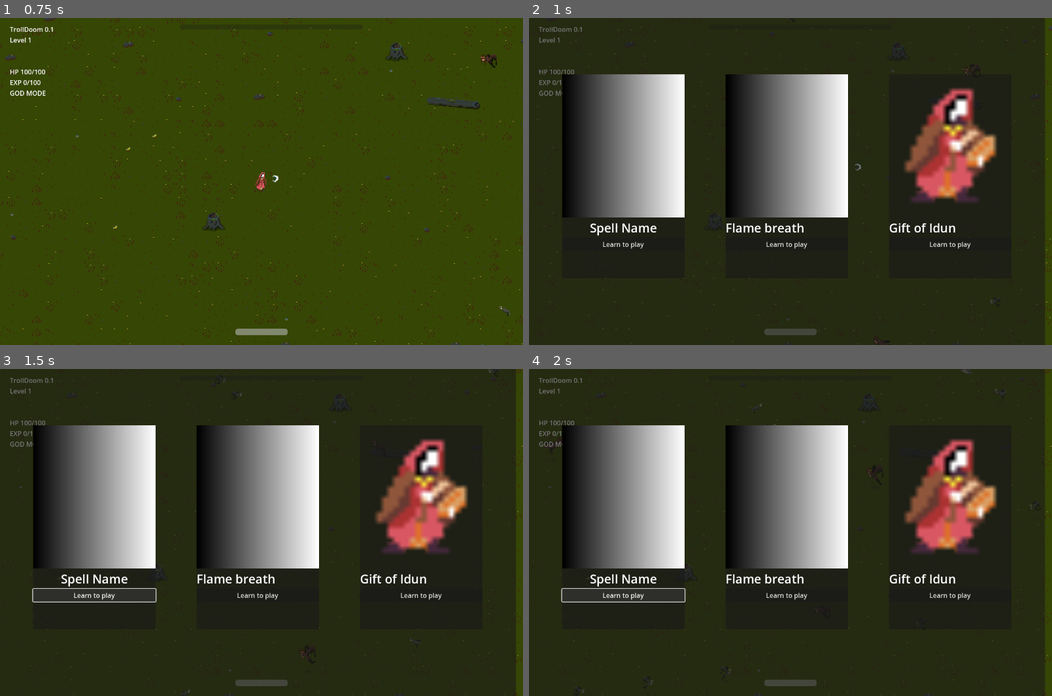
Above: before the commit, frames 1-4 (two rows, left to right).
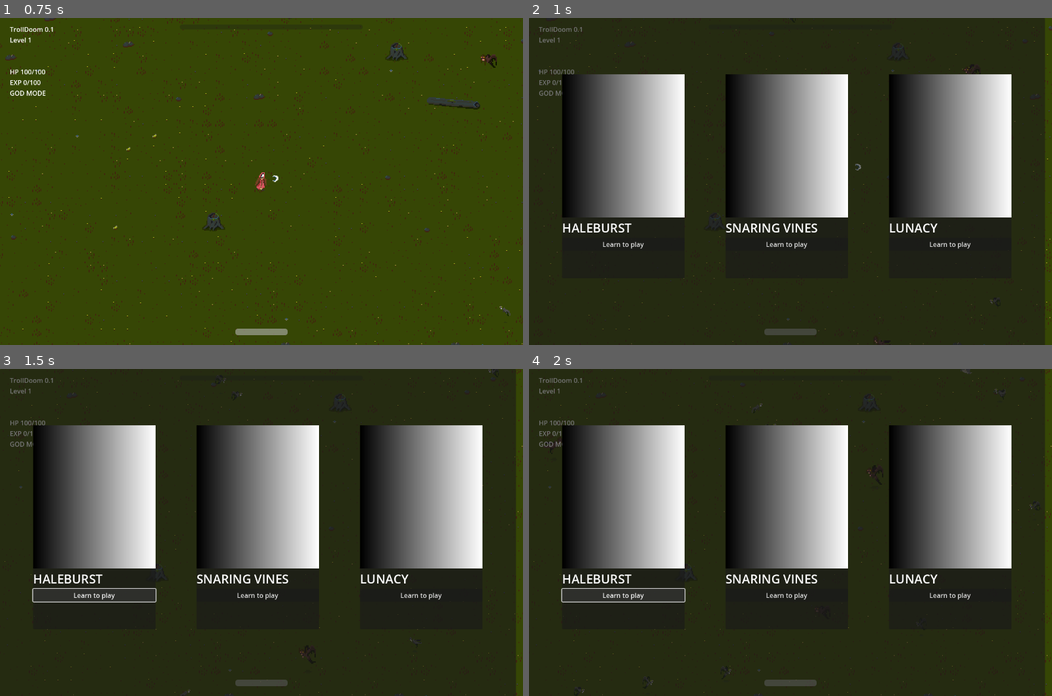
Above: after the commit, the same moments.

Repository: milestone-dev/ld55
Game: Godot game, scene res://scenes/main.tscn
Same seed, same stepped clock (60 frames per second), same inputs: the game is played once before the commit and once after it.
Inputs (mouse positions are in pixels of both pictures, inside the frame that each line leads up to):
- Up to frame 1 (0.75 s): tap Enter at 0.5 s; move the mouse to (376, 165) at 0.52 s; hold D (move_right) from 0.53 s (still down); tap M (dev_godmode) at 0.6 s; click (376, 165) at 0.67 s
- Up to frame 2 (1 s): keep holding D (move_right); tap P (dev_shop) at 0.77 s
- Up to frame 3 (1.5 s): release D (move_right) at 1.25 s; click "Learn to play" at 1.25 s
- Up to frame 4 (2 s): no input

Frame 1 is identical in both runs. In frame 2, 9.4% of the frame differs, in the area x 6-93%, y 17-67%; in frame 3, 9.4%; in frame 4, 9.4%.

Commit message:
Add spells

Diff:
--- /dev/null
+++ b/resources/spells/change_1.tres
@@ -0,0 +1,17 @@
+[gd_resource type="Resource" script_class="Spell" load_steps=2 format=3 uid="uid://cll4pjggnt5q5"]
+
+[ext_resource type="Script" path="res://scripts/spell.gd" id="1_kixly"]
+
+[resource]
+script = ExtResource("1_kixly")
+name = "HALEBURST"
+code = "A0,B2,B3"
+description = "Replace projectile with shotgun projectiles for N seconds"
+weight = 1.0
+damage = 10.0
+range = 32.0
+heal = 0.0
+effect_duration = 0.0
+effect_cooldown_max = 0.0
+projectile_behavior = 0
+effect_area_behavior = 0
--- /dev/null
+++ b/resources/spells/change_2.tres
@@ -0,0 +1,19 @@
+[gd_resource type="Resource" script_class="Spell" load_steps=3 format=3 uid="uid://d0af2o00nrx7u"]
+
+[ext_resource type="Resource" uid="uid://cll4pjggnt5q5" path="res://resources/spells/change_1.tres" id="1_b6hl2"]
+[ext_resource type="Script" path="res://scripts/spell.gd" id="1_htv34"]
+
+[resource]
+script = ExtResource("1_htv34")
+name = "SNARING VINES"
+code = "A0,B2,B3,B4,B5"
+description = "Spawn trail of vines for N seconds that snare enemies and decays after N sec."
+dependency = ExtResource("1_b6hl2")
+weight = 1.0
+damage = 10.0
+range = 32.0
+heal = 0.0
+effect_duration = 0.0
+effect_cooldown_max = 0.0
+projectile_behavior = 0
+effect_area_behavior = 0
--- /dev/null
+++ b/resources/spells/change_3.tres
@@ -0,0 +1,19 @@
+[gd_resource type="Resource" script_class="Spell" load_steps=3 format=3 uid="uid://cbapa4do5jt2s"]
+
+[ext_resource type="Script" path="res://scripts/spell.gd" id="1_i8myd"]
+[ext_resource type="Resource" uid="uid://d0af2o00nrx7u" path="res://resources/spells/change_2.tres" id="1_u3pth"]
+
+[resource]
+script = ExtResource("1_i8myd")
+name = "LUNACY"
+code = "A0,B2,B3,B4,B5,B6,B7,B0"
+description = "Transform into WARG - High health attack replaced by quick close combat swipes"
+dependency = ExtResource("1_u3pth")
+weight = 1.0
+damage = 10.0
+range = 32.0
+heal = 0.0
+effect_duration = 0.0
+effect_cooldown_max = 0.0
+projectile_behavior = 0
+effect_area_behavior = 0
--- /dev/null
+++ b/resources/spells/create_1.tres
@@ -0,0 +1,17 @@
+[gd_resource type="Resource" script_class="Spell" load_steps=2 format=3 uid="uid://ulf0sqaoq02m"]
+
+[ext_resource type="Script" path="res://scripts/spell.gd" id="1_s6nbc"]
+
+[resource]
+script = ExtResource("1_s6nbc")
+name = "HEAL"
+code = "A0,B6,B5"
+description = "Heal NHP"
+weight = 1.0
+damage = 10.0
+range = 32.0
+heal = 0.0
+effect_duration = 0.0
+effect_cooldown_max = 0.0
+projectile_behavior = 0
+effect_area_behavior = 0
--- /dev/null
+++ b/resources/spells/create_2.tres
@@ -0,0 +1,19 @@
+[gd_resource type="Resource" script_class="Spell" load_steps=3 format=3 uid="uid://b0wv6xs81fyrt"]
+
+[ext_resource type="Resource" uid="uid://ulf0sqaoq02m" path="res://resources/spells/create_1.tres" id="1_afwi2"]
+[ext_resource type="Script" path="res://scripts/spell.gd" id="1_fnm7g"]
+
+[resource]
+script = ExtResource("1_fnm7g")
+name = "HEALING RUNE"
+code = "A0,B6,B5,C5,C4"
+description = "Spawns a runsestone with a healing aura around it that persist until XHP has been healed."
+dependency = ExtResource("1_afwi2")
+weight = 1.0
+damage = 10.0
+range = 32.0
+heal = 0.0
+effect_duration = 0.0
+effect_cooldown_max = 0.0
+projectile_behavior = 0
+effect_area_behavior = 0
--- /dev/null
+++ b/resources/spells/create_3.tres
@@ -0,0 +1,19 @@
+[gd_resource type="Resource" script_class="Spell" load_steps=3 format=3 uid="uid://dfw4almdl75yt"]
+
+[ext_resource type="Resource" uid="uid://b0wv6xs81fyrt" path="res://resources/spells/create_2.tres" id="1_4fyb8"]
+[ext_resource type="Script" path="res://scripts/spell.gd" id="1_02405"]
+
+[resource]
+script = ExtResource("1_02405")
+name = "SUMMON ÄLVA"
+code = "A0,B6,B5,C5,C4,C3,B3,B2"
+description = "Summons a fairy that rotates around character - On death destroy fairy and respawn character."
+dependency = ExtResource("1_4fyb8")
+weight = 1.0
+damage = 10.0
+range = 32.0
+heal = 0.0
+effect_duration = 0.0
+effect_cooldown_max = 0.0
+projectile_behavior = 0
+effect_area_behavior = 0
--- /dev/null
+++ b/resources/spells/decay_1.tres
@@ -0,0 +1,17 @@
+[gd_resource type="Resource" script_class="Spell" load_steps=2 format=3 uid="uid://c5fqhi30viqyi"]
+
+[ext_resource type="Script" path="res://scripts/spell.gd" id="1_jjdw6"]
+
+[resource]
+script = ExtResource("1_jjdw6")
+name = "QUICKFIRE"
+code = "A0,B2,B1"
+description = "Replace projectile with fast firing fire projectiles for N seconds"
+weight = 1.0
+damage = 10.0
+range = 32.0
+heal = 0.0
+effect_duration = 0.0
+effect_cooldown_max = 0.0
+projectile_behavior = 0
+effect_area_behavior = 0
--- /dev/null
+++ b/resources/spells/decay_2.tres
@@ -0,0 +1,19 @@
+[gd_resource type="Resource" script_class="Spell" load_steps=3 format=3 uid="uid://0bj58u5f68vm"]
+
+[ext_resource type="Script" path="res://scripts/spell.gd" id="1_3be6a"]
+[ext_resource type="Resource" uid="uid://c5fqhi30viqyi" path="res://resources/spells/decay_1.tres" id="1_hqesl"]
+
+[resource]
+script = ExtResource("1_3be6a")
+name = "THUNDERSTRIKE"
+code = "A0,B2,B1,C1,C0"
+description = "High damage AOE at cursor on click"
+dependency = ExtResource("1_hqesl")
+weight = 1.0
+damage = 10.0
+range = 32.0
+heal = 0.0
+effect_duration = 0.0
+effect_cooldown_max = 0.0
+projectile_behavior = 0
+effect_area_behavior = 0
--- /dev/null
+++ b/resources/spells/decay_3.tres
@@ -0,0 +1,19 @@
+[gd_resource type="Resource" script_class="Spell" load_steps=3 format=3 uid="uid://dlx3ihn0x1ou4"]
+
+[ext_resource type="Resource" uid="uid://0bj58u5f68vm" path="res://resources/spells/decay_2.tres" id="1_pt6ra"]
+[ext_resource type="Script" path="res://scripts/spell.gd" id="1_r2xox"]
+
+[resource]
+script = ExtResource("1_r2xox")
+name = "DIMINISH"
+code = "A0,B2,B1,C1,C0,B0,B7,B6"
+description = "Shrinks all enemies (kill on collision) for N seconds."
+dependency = ExtResource("1_pt6ra")
+weight = 1.0
+damage = 10.0
+range = 32.0
+heal = 0.0
+effect_duration = 0.0
+effect_cooldown_max = 0.0
+projectile_behavior = 0
+effect_area_behavior = 0
--- /dev/null
+++ b/resources/spells/destroy_1.tres
@@ -0,0 +1,17 @@
+[gd_resource type="Resource" script_class="Spell" load_steps=2 format=3 uid="uid://c65bmbitkb7e0"]
+
+[ext_resource type="Script" path="res://scripts/spell.gd" id="1_rrb4r"]
+
+[resource]
+script = ExtResource("1_rrb4r")
+name = "FIRE BALL"
+code = "A0,B0,B1"
+description = "1x Growing fire projectile (tight cone) in click in direction"
+weight = 1.0
+damage = 10.0
+range = 32.0
+heal = 0.0
+effect_duration = 0.0
+effect_cooldown_max = 0.0
+projectile_behavior = 0
+effect_area_behavior = 0
--- /dev/null
+++ b/resources/spells/destroy_2.tres
@@ -0,0 +1,19 @@
+[gd_resource type="Resource" script_class="Spell" load_steps=3 format=3 uid="uid://7gmy857wkjq1"]
+
+[ext_resource type="Resource" uid="uid://c65bmbitkb7e0" path="res://resources/spells/destroy_1.tres" id="1_34wse"]
+[ext_resource type="Script" path="res://scripts/spell.gd" id="1_r10lt"]
+
+[resource]
+script = ExtResource("1_r10lt")
+name = "FLAME BREATH"
+code = "A0,B0,B1,C1,C2"
+description = "Rotating flamethrower for N seconds"
+dependency = ExtResource("1_34wse")
+weight = 1.0
+damage = 10.0
+range = 32.0
+heal = 0.0
+effect_duration = 0.0
+effect_cooldown_max = 0.0
+projectile_behavior = 0
+effect_area_behavior = 0
--- /dev/null
+++ b/resources/spells/destroy_3.tres
@@ -0,0 +1,21 @@
+[gd_resource type="Resource" script_class="Spell" load_steps=4 format=3 uid="uid://dv0yil1myifhw"]
+
+[ext_resource type="PackedScene" uid="uid://dv8tsyngxdtoc" path="res://resources/spell_effects/fire ring.tscn" id="1_ewyqh"]
+[ext_resource type="Resource" uid="uid://7gmy857wkjq1" path="res://resources/spells/destroy_2.tres" id="1_iukkp"]
+[ext_resource type="Script" path="res://scripts/spell.gd" id="1_ivida"]
+
+[resource]
+script = ExtResource("1_ivida")
+name = "INFERNO"
+code = "A0,B0,B1,C1,C2,B2,B3,B4"
+description = "Boardclearing AOE of FIRE"
+dependency = ExtResource("1_iukkp")
+weight = 1.0
+damage = 1000.0
+range = 1000.0
+heal = 0.0
+effect = ExtResource("1_ewyqh")
+effect_duration = 0.0
+effect_cooldown_max = 0.0
+projectile_behavior = 0
+effect_area_behavior = 2
--- a/resources/spells/fireball.tres
+++ /dev/null
@@ -1,18 +0,0 @@
-[gd_resource type="Resource" script_class="Spell" load_steps=3 format=3 uid="uid://d4m0ma6w4qh5c"]
-
-[ext_resource type="PackedScene" uid="uid://dv8tsyngxdtoc" path="res://resources/spell_effects/fire ring.tscn" id="1_15r7a"]
-[ext_resource type="Script" path="res://scripts/spell.gd" id="1_hwq5e"]
-
-[resource]
-script = ExtResource("1_hwq5e")
-name = "Fireball Single-Fire Projectile"
-store_texture = ExtResource("1_eb5qf")
-code = "A0B0C0"
-damage = 100.0
-range = 3200.0
-heal = 2.08165e-12
-effect = ExtResource("1_15r7a")
-effect_duration = 0.0
-effect_cooldown_max = 0.0
-projectile_behavior = 0
-effect_area_behavior = 2
--- a/resources/spells/flamebreath.tres
+++ /dev/null
@@ -1,17 +0,0 @@
-[gd_resource type="Resource" script_class="Spell" load_steps=3 format=3 uid="uid://dofqci16iopij"]
-
-[ext_resource type="Script" path="res://scripts/spell.gd" id="1_bcjag"]
-[ext_resource type="Texture2D" uid="uid://duj1nlyxrcax6" path="res://assets/sprites/projectile_fireball.png" id="1_jhqma"]
-
-[resource]
-script = ExtResource("1_bcjag")
-name = "Flame breath"
-code = "A0B2C4"
-damage = 10.0
-range = 32.0
-heal = 0.0
-projectile_texture = ExtResource("1_jhqma")
-effect_duration = 2.0
-effect_cooldown_max = 0.05
-projectile_behavior = 1
-effect_area_behavior = 0
--- /dev/null
+++ b/resources/spells/growth_1.tres
@@ -0,0 +1,17 @@
+[gd_resource type="Resource" script_class="Spell" load_steps=2 format=3 uid="uid://ckwghlbfjy7nl"]
+
+[ext_resource type="Script" path="res://scripts/spell.gd" id="1_mue5s"]
+
+[resource]
+script = ExtResource("1_mue5s")
+name = "LEAF GRENADE"
+code = "A0,B6,B7"
+description = "Shoot a single projectile that explodes in small AoE on hit."
+weight = 1.0
+damage = 10.0
+range = 32.0
+heal = 0.0
+effect_duration = 0.0
+effect_cooldown_max = 0.0
+projectile_behavior = 0
+effect_area_behavior = 0
--- /dev/null
+++ b/resources/spells/growth_2.tres
@@ -0,0 +1,19 @@
+[gd_resource type="Resource" script_class="Spell" load_steps=3 format=3 uid="uid://40bb3jssivp5"]
+
+[ext_resource type="Script" path="res://scripts/spell.gd" id="1_3hieo"]
+[ext_resource type="Resource" uid="uid://ckwghlbfjy7nl" path="res://resources/spells/growth_1.tres" id="1_4oj8t"]
+
+[resource]
+script = ExtResource("1_3hieo")
+name = "FIRE MINES"
+code = "A0,B6,B7,B0,C0"
+description = "Spawn 5 mines on ground behind moving character that explodes in AoE when MOB collides."
+dependency = ExtResource("1_4oj8t")
+weight = 1.0
+damage = 10.0
+range = 32.0
+heal = 0.0
+effect_duration = 0.0
+effect_cooldown_max = 0.0
+projectile_behavior = 0
+effect_area_behavior = 0
--- /dev/null
+++ b/resources/spells/growth_3.tres
@@ -0,0 +1,19 @@
+[gd_resource type="Resource" script_class="Spell" load_steps=3 format=3 uid="uid://dqf1xt1go2ul1"]
+
+[ext_resource type="Script" path="res://scripts/spell.gd" id="1_2bvge"]
+[ext_resource type="Resource" uid="uid://40bb3jssivp5" path="res://resources/spells/growth_2.tres" id="1_78vss"]
+
+[resource]
+script = ExtResource("1_2bvge")
+name = "THORN WALL"
+code = "A0,B6,B7,B0,C0,C7,C6,C5"
+description = "Spinning circle of thorns for N seconds spawn around character, but stays in place - Shield pushes enemies away and damages them. Player can pass through."
+dependency = ExtResource("1_78vss")
+weight = 1.0
+damage = 10.0
+range = 32.0
+heal = 0.0
+effect_duration = 0.0
+effect_cooldown_max = 0.0
+projectile_behavior = 0
+effect_area_behavior = 0
--- a/resources/spells/heal.tres
+++ /dev/null
@@ -1,17 +0,0 @@
-[gd_resource type="Resource" script_class="Spell" load_steps=3 format=3 uid="uid://c2tw4ppjl8ek8"]
-
-[ext_resource type="Script" path="res://scripts/spell.gd" id="1_emu3g"]
-[ext_resource type="Texture2D" uid="uid://hdgaqnh2k0gk" path="res://assets/sprites/HERO-SpriteV1_Placeholder.png" id="2_10ruh"]
-
-[resource]
-script = ExtResource("1_emu3g")
-name = "Gift of Idun"
-store_texture = ExtResource("2_10ruh")
-code = "A0B2C41111"
-damage = 1.0
-range = 1.0
-heal = 1000.0
-effect_duration = 0.0
-effect_cooldown_max = 0.0
-projectile_behavior = 0
-effect_area_behavior = 0
--- a/resources/spells/inferno.tres
+++ /dev/null
@@ -1,17 +0,0 @@
-[gd_resource type="Resource" script_class="Spell" load_steps=3 format=3 uid="uid://dbhbkcp3yrw27"]
-
-[ext_resource type="Script" path="res://scripts/spell.gd" id="1_baqfp"]
-[ext_resource type="PackedScene" uid="uid://dv8tsyngxdtoc" path="res://resources/spell_effects/fire ring.tscn" id="1_rojs3"]
-
-[resource]
-script = ExtResource("1_baqfp")
-name = "Inferno"
-code = "A0,B0,B1,C1,C2,B2,B3,B4"
-damage = 10000.0
-range = 10000.0
-heal = 0.0
-effect = ExtResource("1_rojs3")
-effect_duration = 0.0
-effect_cooldown_max = 0.0
-projectile_behavior = 0
-effect_area_behavior = 2
--- /dev/null
+++ b/resources/spells/moon_1.tres
@@ -0,0 +1,17 @@
+[gd_resource type="Resource" script_class="Spell" load_steps=2 format=3 uid="uid://dsgll07j5ifnq"]
+
+[ext_resource type="Script" path="res://scripts/spell.gd" id="1_ubnaa"]
+
+[resource]
+script = ExtResource("1_ubnaa")
+name = "SHIELD"
+code = "A0,B4,B5"
+description = "Take half damage until 50% of maxhealth protected."
+weight = 1.0
+damage = 10.0
+range = 32.0
+heal = 0.0
+effect_duration = 0.0
+effect_cooldown_max = 0.0
+projectile_behavior = 0
+effect_area_behavior = 0
--- /dev/null
+++ b/resources/spells/moon_2.tres
@@ -0,0 +1,19 @@
+[gd_resource type="Resource" script_class="Spell" load_steps=3 format=3 uid="uid://cx8npx15nya73"]
+
+[ext_resource type="Resource" uid="uid://dsgll07j5ifnq" path="res://resources/spells/moon_1.tres" id="1_5us6c"]
+[ext_resource type="Script" path="res://scripts/spell.gd" id="1_ex1s2"]
+
+[resource]
+script = ExtResource("1_ex1s2")
+name = "SWIFT STEP"
+code = "A0,B4,B5,B6,B7"
+description = "Increase movespeed for N sec."
+dependency = ExtResource("1_5us6c")
+weight = 1.0
+damage = 10.0
+range = 32.0
+heal = 0.0
+effect_duration = 0.0
+effect_cooldown_max = 0.0
+projectile_behavior = 0
+effect_area_behavior = 0
--- /dev/null
+++ b/resources/spells/moon_3.tres
@@ -0,0 +1,19 @@
+[gd_resource type="Resource" script_class="Spell" load_steps=3 format=3 uid="uid://br1y4y1veyyl6"]
+
+[ext_resource type="Resource" uid="uid://cx8npx15nya73" path="res://resources/spells/moon_2.tres" id="1_60pf0"]
+[ext_resource type="Script" path="res://scripts/spell.gd" id="1_v6jyv"]
+
+[resource]
+script = ExtResource("1_v6jyv")
+name = "SUMMON GUARDIAN"
+code = "A0,B4,B5,B6,B7,C7,C0,C1"
+description = "Spawn a tree-guardian with X life that attacks enemies - takes damage until dead."
+dependency = ExtResource("1_60pf0")
+weight = 1.0
+damage = 10.0
+range = 32.0
+heal = 0.0
+effect_duration = 0.0
+effect_cooldown_max = 0.0
+projectile_behavior = 0
+effect_area_behavior = 0
--- /dev/null
+++ b/resources/spells/preserve_1.tres
@@ -0,0 +1,17 @@
+[gd_resource type="Resource" script_class="Spell" load_steps=2 format=3 uid="uid://yffggirdq2uf"]
+
+[ext_resource type="Script" path="res://scripts/spell.gd" id="1_xc1mr"]
+
+[resource]
+script = ExtResource("1_xc1mr")
+name = "VENOM SPEW"
+code = "A0,B4,B3"
+description = "Wide cone of poison - give DoT to affected MOBS"
+weight = 1.0
+damage = 10.0
+range = 32.0
+heal = 0.0
+effect_duration = 0.0
+effect_cooldown_max = 0.0
+projectile_behavior = 0
+effect_area_behavior = 0
--- /dev/null
+++ b/resources/spells/preserve_2.tres
@@ -0,0 +1,19 @@
+[gd_resource type="Resource" script_class="Spell" load_steps=3 format=3 uid="uid://dt2q0hjoocd36"]
+
+[ext_resource type="Script" path="res://scripts/spell.gd" id="1_svg6y"]
+[ext_resource type="Resource" uid="uid://yffggirdq2uf" path="res://resources/spells/preserve_1.tres" id="1_txihh"]
+
+[resource]
+script = ExtResource("1_svg6y")
+name = "NOXIOUS FUMES"
+code = "A0,B4,B3,C3,C2"
+description = "Spawn clouds of poison gas on character for N sec - Clouds float super slow and DoT any enemies inside."
+dependency = ExtResource("1_txihh")
+weight = 1.0
+damage = 10.0
+range = 32.0
+heal = 0.0
+effect_duration = 0.0
+effect_cooldown_max = 0.0
+projectile_behavior = 0
+effect_area_behavior = 0
--- /dev/null
+++ b/resources/spells/preserve_3.tres
@@ -0,0 +1,19 @@
+[gd_resource type="Resource" script_class="Spell" load_steps=3 format=3 uid="uid://d1hpeibakmitc"]
+
+[ext_resource type="Script" path="res://scripts/spell.gd" id="1_8wbn6"]
+[ext_resource type="Resource" uid="uid://dt2q0hjoocd36" path="res://resources/spells/preserve_2.tres" id="1_yls48"]
+
+[resource]
+script = ExtResource("1_8wbn6")
+name = "FOG FORM"
+code = "A0,B4,B3,C3,C2,B2,B1,B0"
+description = "Turn into a living fog - Invincibility for N seconds."
+dependency = ExtResource("1_yls48")
+weight = 1.0
+damage = 10.0
+range = 32.0
+heal = 0.0
+effect_duration = 0.0
+effect_cooldown_max = 0.0
+projectile_behavior = 0
+effect_area_behavior = 0
--- /dev/null
+++ b/resources/spells/sun_1.tres
@@ -0,0 +1,17 @@
+[gd_resource type="Resource" script_class="Spell" load_steps=2 format=3 uid="uid://bgq7h5f7iesjr"]
+
+[ext_resource type="Script" path="res://scripts/spell.gd" id="1_xwxar"]
+
+[resource]
+script = ExtResource("1_xwxar")
+name = "Unnamed spell"
+code = "A0,B0,B7"
+description = "1x small aoe burst on click around character"
+weight = 1.0
+damage = 10.0
+range = 32.0
+heal = 0.0
+effect_duration = 0.0
+effect_cooldown_max = 0.0
+projectile_behavior = 0
+effect_area_behavior = 0
--- /dev/null
+++ b/resources/spells/sun_2.tres
@@ -0,0 +1,19 @@
+[gd_resource type="Resource" script_class="Spell" load_steps=3 format=3 uid="uid://c65gqgq7ub3hd"]
+
+[ext_resource type="Resource" uid="uid://bgq7h5f7iesjr" path="res://resources/spells/sun_1.tres" id="1_dc1n3"]
+[ext_resource type="Script" path="res://scripts/spell.gd" id="1_ly2lv"]
+
+[resource]
+script = ExtResource("1_ly2lv")
+name = "SUNLIGHT AURA"
+code = "A0,B0,B7,B6,C6"
+description = "Damaging AoE around character for N seconds"
+dependency = ExtResource("1_dc1n3")
+weight = 1.0
+damage = 10.0
+range = 32.0
+heal = 0.0
+effect_duration = 0.0
+effect_cooldown_max = 0.0
+projectile_behavior = 0
+effect_area_behavior = 0
--- /dev/null
+++ b/resources/spells/sun_3.tres
@@ -0,0 +1,19 @@
+[gd_resource type="Resource" script_class="Spell" load_steps=3 format=3 uid="uid://dkaenvqd42rtv"]
+
+[ext_resource type="Script" path="res://scripts/spell.gd" id="1_jym3g"]
+[ext_resource type="Resource" uid="uid://c65gqgq7ub3hd" path="res://resources/spells/sun_2.tres" id="1_w6wrn"]
+
+[resource]
+script = ExtResource("1_jym3g")
+name = "NORTHERN LIGHTS"
+code = "A0,B0,B7,B6,C6,C5,B5,B4"
+description = "Freeze/stun all enemies for N seconds."
+dependency = ExtResource("1_w6wrn")
+weight = 1.0
+damage = 10.0
+range = 32.0
+heal = 0.0
+effect_duration = 0.0
+effect_cooldown_max = 0.0
+projectile_behavior = 0
+effect_area_behavior = 0
--- a/scenes/mob.tscn
+++ b/scenes/mob.tscn
@@ -179,7 +179,7 @@
 texture_filter = 1
 texture = ExtResource("2_3fp5a")
 hframes = 12
-frame = 2
+frame = 3
 
 [node name="AnimationPlayer" type="AnimationPlayer" parent="."]
 root_node = NodePath("../AnimationTree")
--- a/scripts/spell.gd
+++ b/scripts/spell.gd
@@ -15,8 +15,12 @@
 }
 
 @export var name : String = "Unnamed spell";
-@export var store_texture : Texture;
 @export var code : String;
+@export var description : String = "";
+@export var dependency : Spell
+
+@export var weight : float = 1;
+
 @export var damage : float = 10;
 @export var range : float = 32;
 @export var heal : float = 0;
@@ -27,6 +31,7 @@
 @export var effect_duration : float = 0;
 @export var effect_cooldown_max : float = 0;
 
+@export var store_texture : Texture;
 @export var projectile_behavior : SpellProjectileBehavior;
 @export var effect_area_behavior : SpellEffectAreaBehavior;
 
